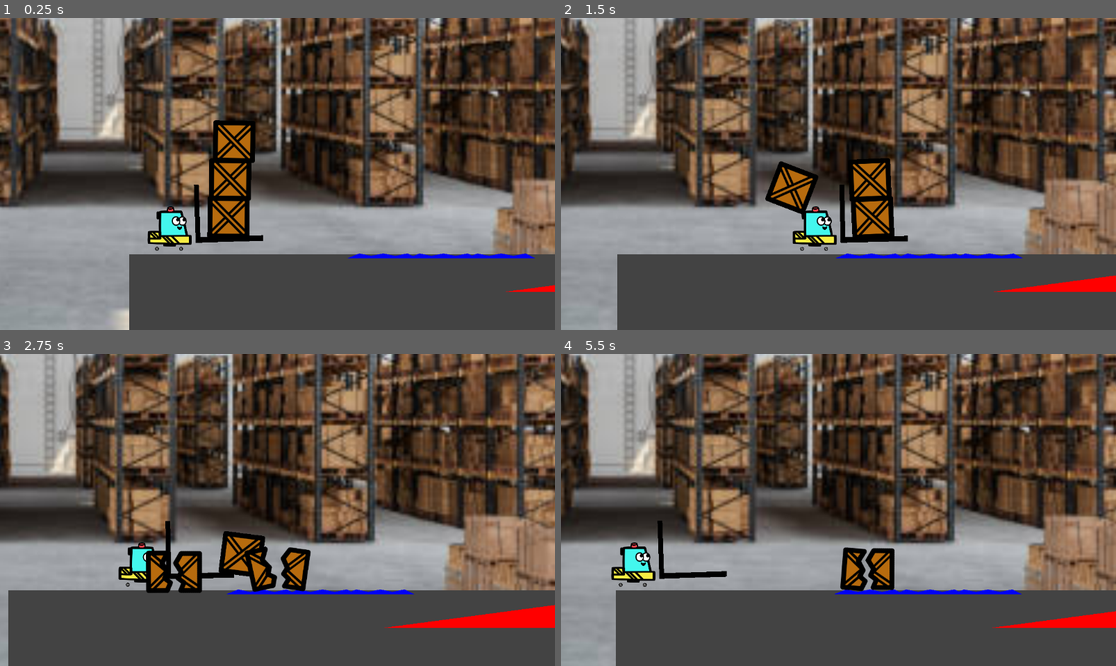
Above: before the commit, frames 1-4 (two rows, left to right).
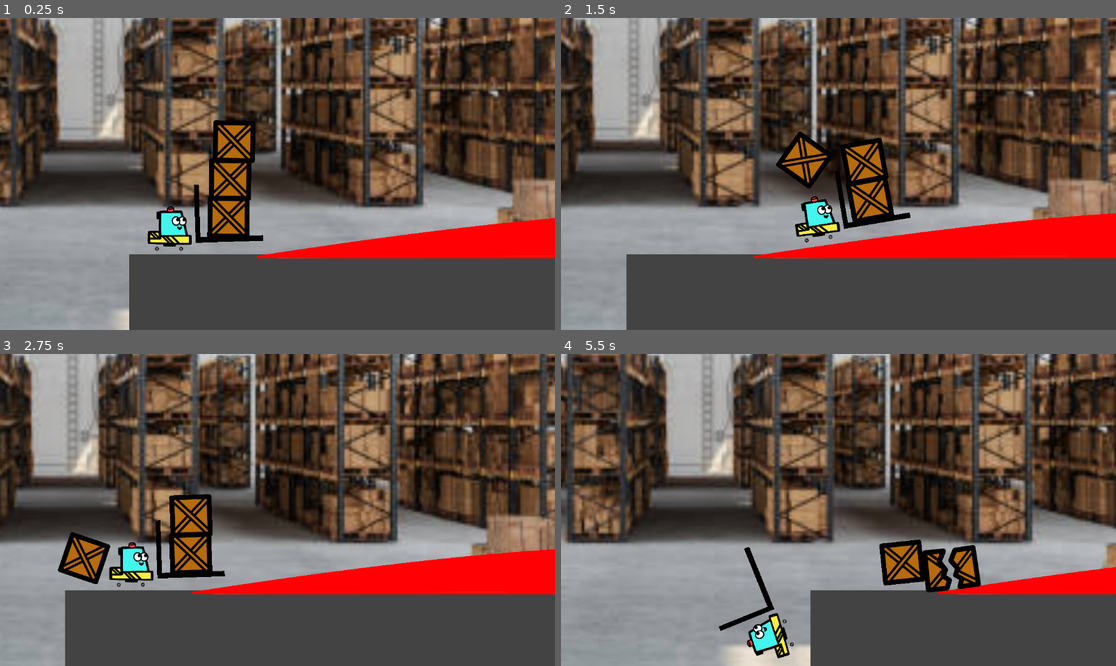
Above: after the commit, the same moments.

Repository: CourtlandCrouchet/OneTrip
Game: Godot game, scene res://Scenes/main.tscn
Two runs of this game, one before a commit and one after it. Both use one fixed random seed, a clock stepped at 60 frames per second and the inputs below.
Inputs:
- Up to frame 1 (0.25 s): no input
- Up to frame 2 (1.5 s): hold Right (move_right) 0.53-1.28 s; hold Left (move_left) from 1.28 s (still down)
- Up to frame 3 (2.75 s): release Left (move_left) at 2.03 s; hold Right (move_right) from 2.03 s (still down)
- Up to frame 4 (5.5 s): release Right (move_right) at 3.53 s; hold Left (move_left) from 3.53 s (still down)

The runs differ from the first frame. In frame 1, 4.1% of the frame differs, in the area x 46-100%, y 64-88%; in frame 2, 31%; in frame 3, 53%; in frame 4, 65%, in the area x 0-100%, y 0-100%.

Commit message:
Improve the Hill

Diff:
--- a/Scenes/hill.tscn
+++ b/Scenes/hill.tscn
@@ -1,18 +1,14 @@
-[gd_scene load_steps=3 format=3 uid="uid://b8u2n0yy3m32h"]
+[gd_scene load_steps=2 format=3 uid="uid://b8u2n0yy3m32h"]
 
-[sub_resource type="Gradient" id="Gradient_ccl3e"]
-offsets = PackedFloat32Array(0)
-colors = PackedColorArray(1, 0, 0, 1)
-
-[sub_resource type="GradientTexture1D" id="GradientTexture1D_3tvkb"]
-gradient = SubResource("Gradient_ccl3e")
+[ext_resource type="Texture2D" uid="uid://d021r37gahg61" path="res://Sprites/hill.png" id="1_tbsk0"]
 
 [node name="Hill" type="StaticBody2D" groups=["Floor"]]
 collision_layer = 3
 
-[node name="CollisionPolygon2D" type="CollisionPolygon2D" parent="." groups=["Floor"]]
-polygon = PackedVector2Array(0, 0, 135, -18, 167, 0)
+[node name="CollisionPolygon2D" type="CollisionPolygon2D" parent="."]
+scale = Vector2(0.045, 0.045)
+polygon = PackedVector2Array(449.3, -226, -68.8999, -226, -158.5, -224, -193.5, -224, -385.6, -216, -408.6, -216, -806.6, -193, -821.6, -193, -1274.7, -157, -1286.6, -157, -1745.7, -112, -1755.6, -112, -2315.7, -48, -2324.6, -48, -2875.8, 23, -2883.6, 23, -3507.8, 111, -3514.7, 111, -4081.5, 196.9, -4081.5, 224, -1953.5, 226, 4079.5, 226, 4079.5, 223, 4081.5, 223, 4081.5, 195.9, 3780.5, 191, 3747.6, 191, 3470.6, 177, 3454.7, 177, 3175.6, 153, 3165.7, 153, 2914.6, 122, 2906.8, 122, 2702.7, 90, 2695.9, 90, 2503.7, 55, 2497.9, 55, 1880.5, -68.7, 1880.5, -69.7, 1659.5, -109.8, 1659.5, -110.7, 1371.5, -154.8, 1371.5, -155.8, 1159.5, -180.8, 1159.5, -181.8, 866.5, -206.9, 866.5, -207.9, 585.5, -222, 585.5, -223)
 
-[node name="Polygon2D" type="Polygon2D" parent="." groups=["Floor"]]
-texture = SubResource("GradientTexture1D_3tvkb")
-polygon = PackedVector2Array(0, 0, 135, -18, 167, 0)
+[node name="Sprite2D" type="Sprite2D" parent="."]
+scale = Vector2(0.045, 0.045)
+texture = ExtResource("1_tbsk0")
--- a/Scenes/main.tscn
+++ b/Scenes/main.tscn
@@ -68,16 +68,7 @@
 position = Vector2(0, 22)
 
 [node name="Hill" parent="." instance=ExtResource("4_blmfu")]
-position = Vector2(155, 37)
-
-[node name="Bumps" parent="." instance=ExtResource("15_3lrpl")]
-position = Vector2(105, 23)
-
-[node name="Bumps2" parent="." instance=ExtResource("15_3lrpl")]
-position = Vector2(154, 23)
-
-[node name="Bumps3" parent="." instance=ExtResource("15_3lrpl")]
-position = Vector2(130, 23)
+position = Vector2(236, 13)
 
 [node name="BoxController" type="Node2D" parent="."]
 
@@ -108,5 +99,18 @@
 
 [node name="Timer" type="Timer" parent="WinZone"]
 
+[node name="BumpyPatch" type="Node2D" parent="."]
+position = Vector2(215, 0)
+metadata/_edit_group_ = true
+
+[node name="Bumps" parent="BumpyPatch" instance=ExtResource("15_3lrpl")]
+position = Vector2(105, 23)
+
+[node name="Bumps2" parent="BumpyPatch" instance=ExtResource("15_3lrpl")]
+position = Vector2(154, 23)
+
+[node name="Bumps3" parent="BumpyPatch" instance=ExtResource("15_3lrpl")]
+position = Vector2(130, 23)
+
 [connection signal="body_entered" from="WinZone" to="WinZone" method="_on_body_entered"]
 [connection signal="timeout" from="WinZone/Timer" to="WinZone" method="_on_timer_timeout"]
Binary file added: Sprites/hill.png
Not shown, added: Sprites/hill.png.import
